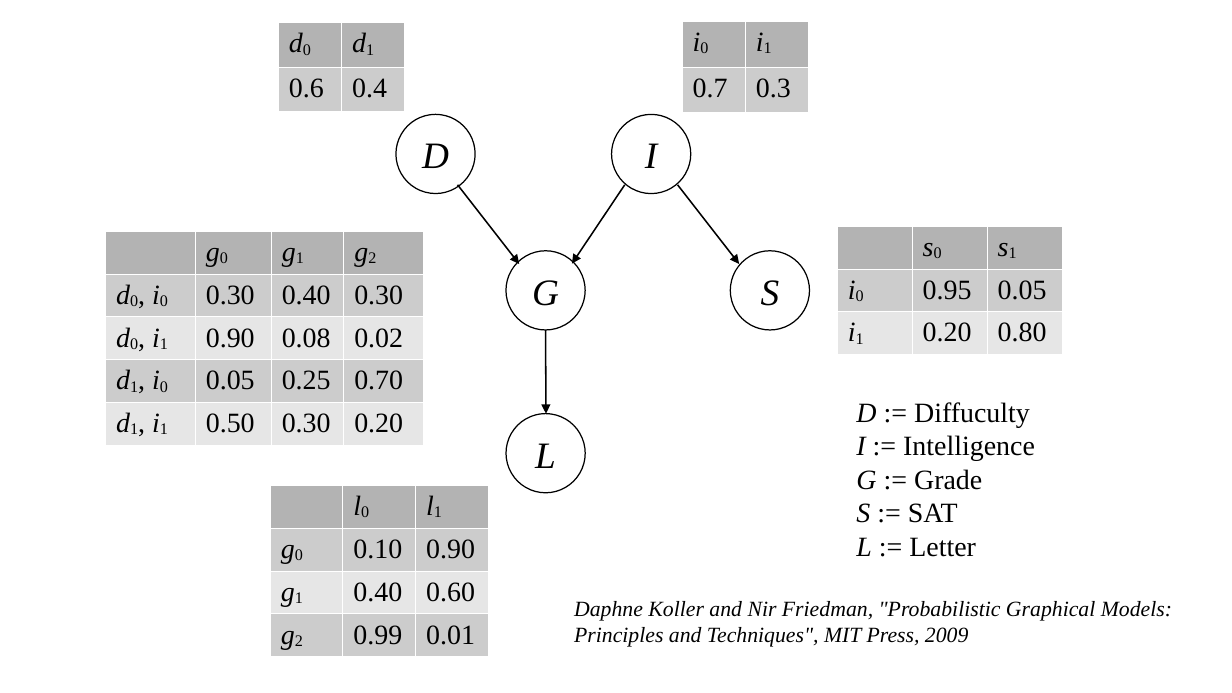
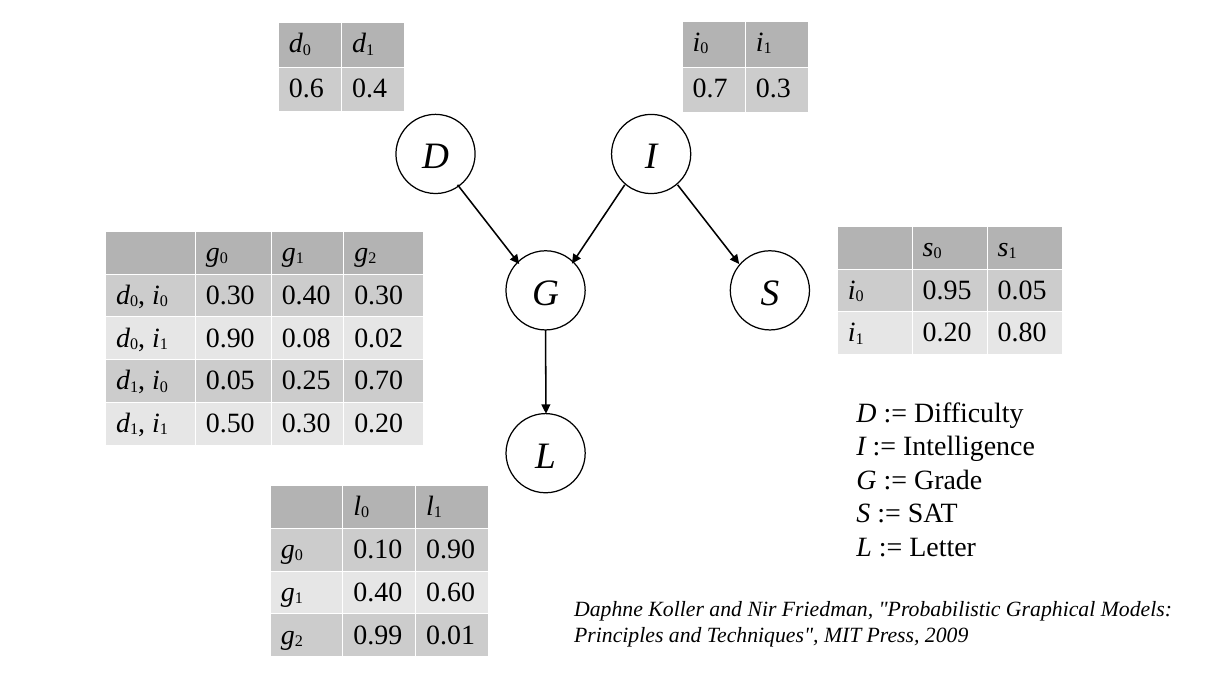
Before and after one commit to ax-va/Project-BayesianPy, a slide deck: slide 1 of models/factor_graphs/student.odp. Drawn at 1232x693 pixels with LibreOffice and Linux fonts; fonts in the diff are those of the drawing. Boxes give left, top, right and bottom in pixels: in the first picture for what was removed or moved away, otherwise in the second. Text is boxed around its words. In the diff, an @@ line names an element or a change of style, - is before the commit and + after.

```diff
--- a/models/factor_graphs/student.odp
+++ b/models/factor_graphs/student.odp
@@ text at [856, 402, 1024, 427]: text changed @@
-D := Diffuculty
+D := Difficulty
```
Also in this commit, not shown: 1 other file.
